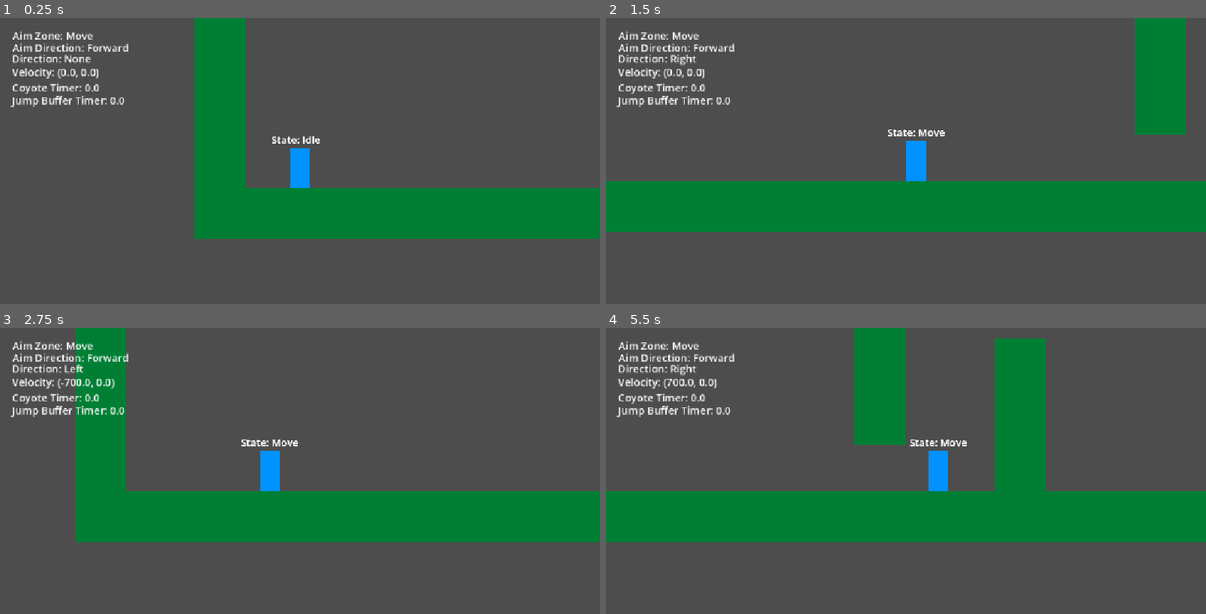
Above: before the commit, frames 1-4 (two rows, left to right).
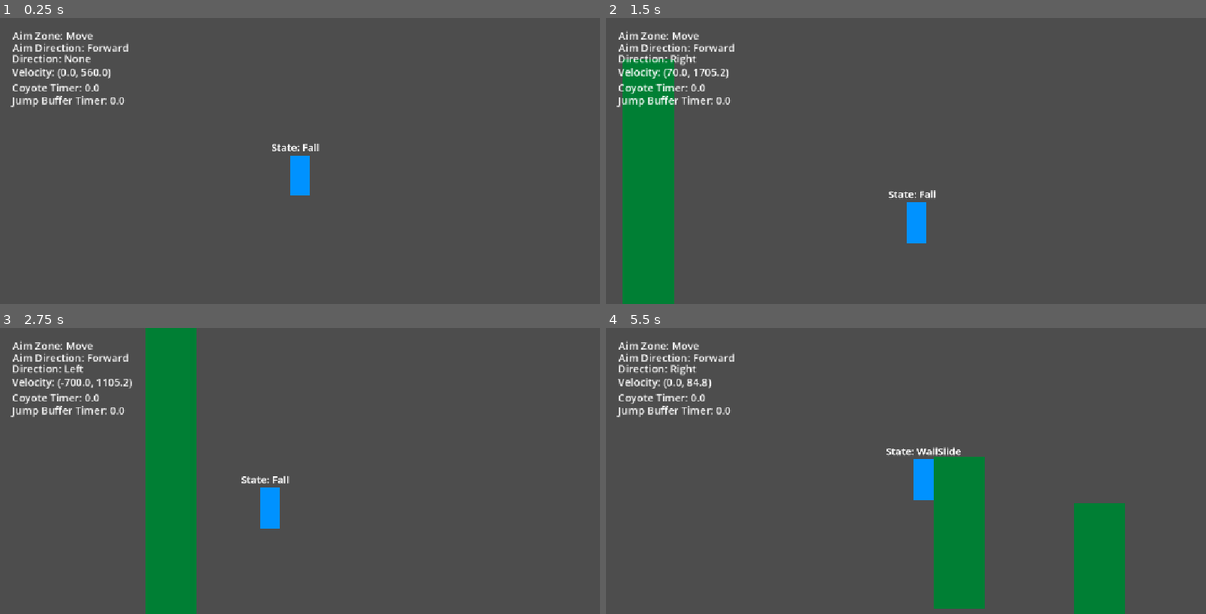
Above: after the commit, the same moments.

Repository: Mrdarx444/Veinbreaker
Game: Godot game, scene res://source/test/world.tscn
The game is run twice, just before and just after one commit, with the same random seed, the same clock (stepped at 60 frames per second) and the same inputs.
Inputs (mouse positions are in pixels of both pictures, inside the frame that each line leads up to):
- Up to frame 1 (0.25 s): no input
- Up to frame 2 (1.5 s): tap Enter at 0.5 s; move the mouse to (1038, 146) at 0.52 s; hold D (Right) 0.53-1.25 s; tap Shift (Dash) at 0.6 s; click (1038, 146) at 0.67 s; tap Space (Jump) at 0.77 s; drag from (786, 175) to (876, 218) at 1.27 s
- Up to frame 3 (2.75 s): move the mouse to (360, 408) at 2.02 s; hold A (Left) from 2.03 s (still down); tap Shift (Dash) at 2.1 s
- Up to frame 4 (5.5 s): release A (Left) at 2.75 s; drag from (876, 528) to (726, 428) at 2.77 s; move the mouse to (1086, 513) at 3.52 s; hold D (Right) 3.53-4.25 s; tap Shift (Dash) at 3.6, 5.1 s; tap Space (Jump) at 3.77 s; drag from (726, 428) to (816, 399) at 4.27 s; move the mouse to (936, 471) at 5.02 s; hold D (Right) from 5.03 s (still down); click (936, 471) at 5.17 s

The runs differ from the first frame. In frame 1, 17% of the frame differs, in the area x 13-100%, y 0-78%; in frame 2, 26%; in frame 3, 26%; in frame 4, 29%, in the area x 0-100%, y 0-100%.

Commit message:
Extra Player Controls Modifications + Update readme.md

Diff:
--- a/source/scenes/Player/player.tscn
+++ b/source/scenes/Player/player.tscn
@@ -73,7 +73,7 @@
 target_position = Vector2(0, 40)
 
 [node name="BottomSlideStop" type="RayCast2D" parent="RayCasts" unique_id=24949518]
-target_position = Vector2(0, 160)
+target_position = Vector2(0, 140)
 
 [node name="Components" type="Node" parent="." unique_id=2138234143]
 
--- a/source/scripts/Player/States/wall_state.gd
+++ b/source/scripts/Player/States/wall_state.gd
@@ -8,7 +8,7 @@
 	super.physics_update(delta, state_owner, state_machine)
 
 func gravity_handle(delta: float, player: Player):
-	player.velocity.y = min(player.velocity.y + (player.gravity * delta * player.wall_slide_coefficient), player.max_fall_speed)
+	player.velocity.y = min(player.velocity.y + (player.gravity * delta * player.wall_slide_coefficient), player.max_fall_speed * player.wall_slide_coefficient)
 
 func get_next_state(player: Player) -> StringName:
 	if player.is_on_floor():
--- a/source/scripts/Player/player.gd
+++ b/source/scripts/Player/player.gd
@@ -9,14 +9,14 @@
 var facing_direction: int = 1
 @export_subgroup("Jump & Fall")
 var gravity: float = ProjectSettings.get_setting("physics/2d/default_gravity") * 2
-@export var max_fall_speed: float = 1500.0
+@export var max_fall_speed: float = 2000.0
 @export var jump_velocity: float = -900
-@export_range(0, 1, .01) var jump_cut_mult: float = 0.4
+@export_range(0, 1, .01) var jump_cut_mult: float = 0.35
 @export var coyote_time: float = 0.13
 @export var jump_buffer_time: float = 0.17
 #@export var jump_buffer_min_velocity: float = 500.0
 @export_subgroup("Wall slide/jump")
-@export_range(0, 1, .01) var wall_slide_coefficient: float = 0.45
+@export_range(0, 1, .01) var wall_slide_coefficient: float = 0.53
 @export var wall_jump_velocity_x: float = 800.0
 @export_subgroup("Dash")
 @export var is_dashing: bool = true
--- a/source/test/world.tscn
+++ b/source/test/world.tscn
@@ -9,6 +9,9 @@
 size = Vector2(150, 450)
 
 [sub_resource type="RectangleShape2D" id="RectangleShape2D_4loxo"]
+size = Vector2(150, 6000)
+
+[sub_resource type="RectangleShape2D" id="RectangleShape2D_slmcd"]
 size = Vector2(150, 1000)
 
 [node name="World" type="Node2D" unique_id=57820806]
@@ -60,11 +63,11 @@
 shape = SubResource("RectangleShape2D_pdc63")
 
 [node name="Wall2" type="StaticBody2D" parent="." unique_id=2023223713]
-position = Vector2(-1376, -95)
+position = Vector2(-1376, -2595)
 metadata/_edit_group_ = true
 
 [node name="ColorRect" type="ColorRect" parent="Wall2" unique_id=1466730599]
-custom_minimum_size = Vector2(150, 1000)
+custom_minimum_size = Vector2(150, 6000)
 anchors_preset = 8
 anchor_left = 0.5
 anchor_top = 0.5
@@ -129,4 +132,4 @@
 shape = SubResource("RectangleShape2D_pdc63")
 
 [node name="Player" parent="." unique_id=1568325260 instance=ExtResource("1_4loxo")]
-position = Vector2(-1139, 294)
+position = Vector2(-1359, -6230)
Not shown: 1 places in source/test/world.tscn that only renumber resources
Not shown, changed: README.md
